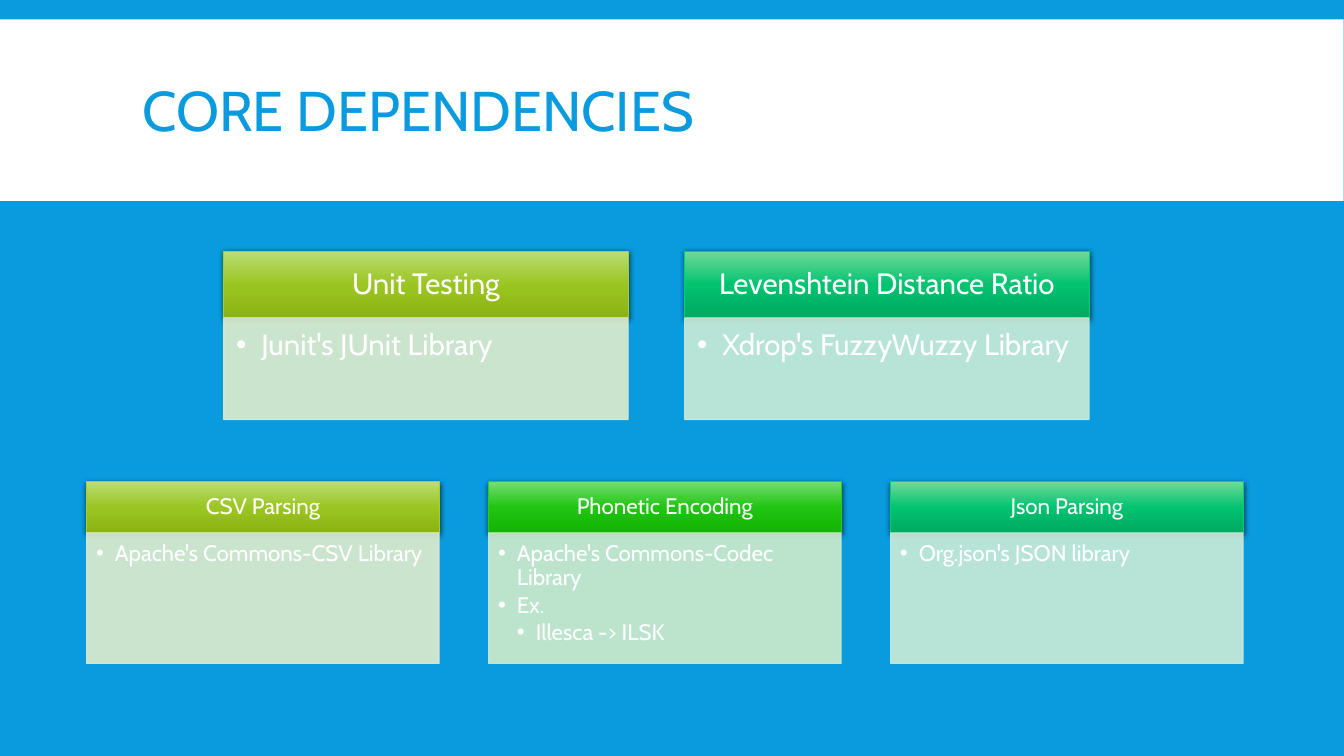
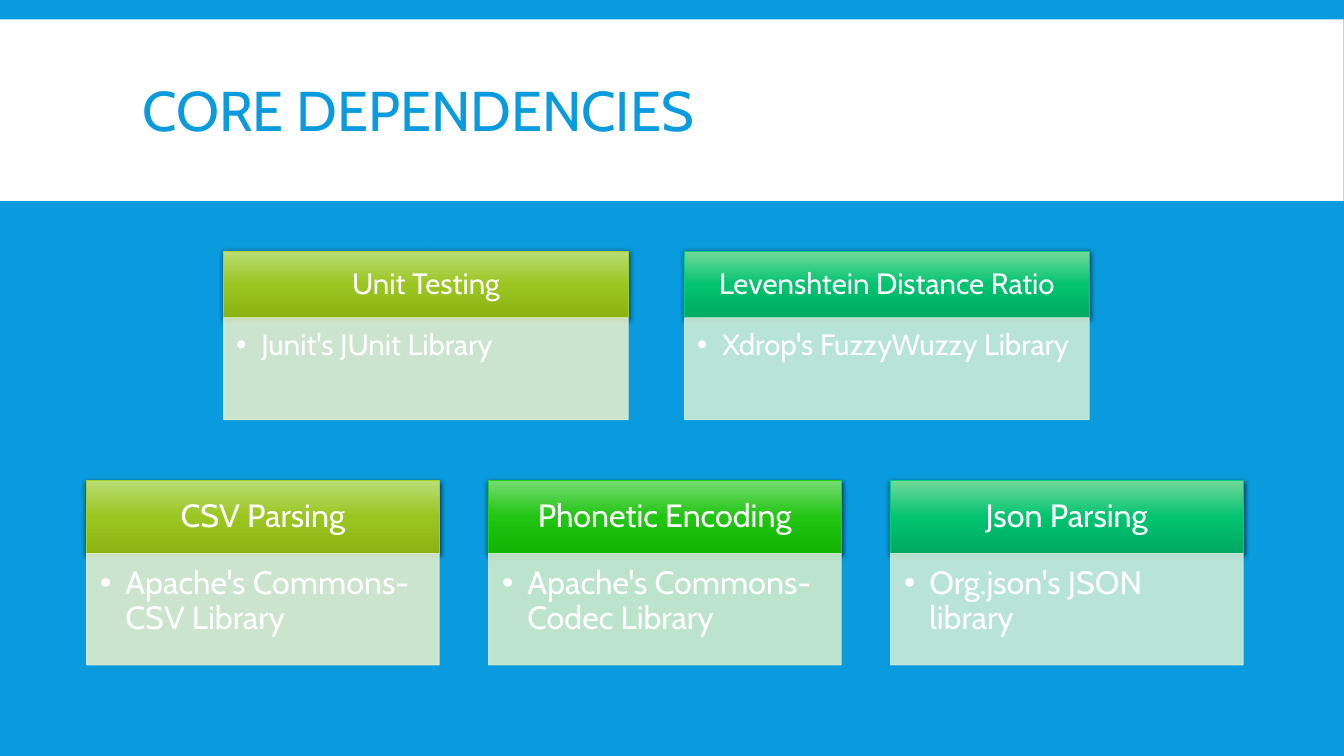
Before and after one commit to OryGregS/SeniorProject, a slide deck: slide 18 of docs/FuzzyRecordLinkage.pptx (slide 17 before the commit). Drawn at 1344x756 pixels with LibreOffice and Linux fonts; fonts in the diff are those of the drawing. Boxes give left, top, right and bottom in pixels: in the first picture for what was removed or moved away, otherwise in the second. Text is boxed around its words. In the diff, an @@ line names an element or a change of style, - is before the commit and + after.

```diff
--- a/docs/FuzzyRecordLinkage.pptx
+++ b/docs/FuzzyRecordLinkage.pptx
@@ rectangle: place and size @@
-rectangle at (87, 482, 440, 532)
+rectangle at (87, 481, 440, 554)
@@ rectangle: place and size @@
-rectangle at (489, 482, 842, 532)
+rectangle at (489, 481, 842, 554)
@@ size 16 to 23 pt; more space between paragraphs in 3 elements at (181, 504, 345, 534), (538, 502, 791, 534), (986, 504, 1148, 534) @@
@@ rectangle: place and size @@
-rectangle at (890, 482, 1243, 532)
+rectangle at (890, 481, 1243, 554)
@@ text "Apache's Commons-CSV Library": place and size @@
-text "Apache's Commons-CSV Library" at (115, 544, 423, 566)
+text "Apache's Commons-CSV Library" at (125, 570, 409, 637)
@@ rectangle: place and size @@
-rectangle at (87, 533, 440, 664)
+rectangle at (87, 554, 440, 664)
@@ size 16 to 23 pt; indent changed; more space between paragraphs in 3 elements at (125, 570, 409, 637), (929, 570, 1142, 637), (527, 570, 811, 637) @@
@@ text "Apache's Commons-Codec Library": place and size @@
-text "Apache's Commons-Codec Library" at (517, 544, 773, 640)
+text "Apache's Commons-Codec Library" at (527, 570, 811, 637)
@@ rectangle: place and size @@
-rectangle at (489, 533, 842, 664)
+rectangle at (489, 554, 842, 664)
@@ text "Org.json's JSON library": place and size @@
-text "Org.json's JSON library" at (919, 544, 1131, 566)
+text "Org.json's JSON library" at (929, 570, 1142, 637)
@@ rectangle: place and size @@
-rectangle at (890, 533, 1243, 664)
+rectangle at (890, 554, 1243, 664)
@@ text at (517, 597, 665, 640): paragraphs removed @@
-  • Ex.
-    • Illesca -> ILSK
```
Also in this commit, not shown: 9 other slides changed, 1 slide added.
